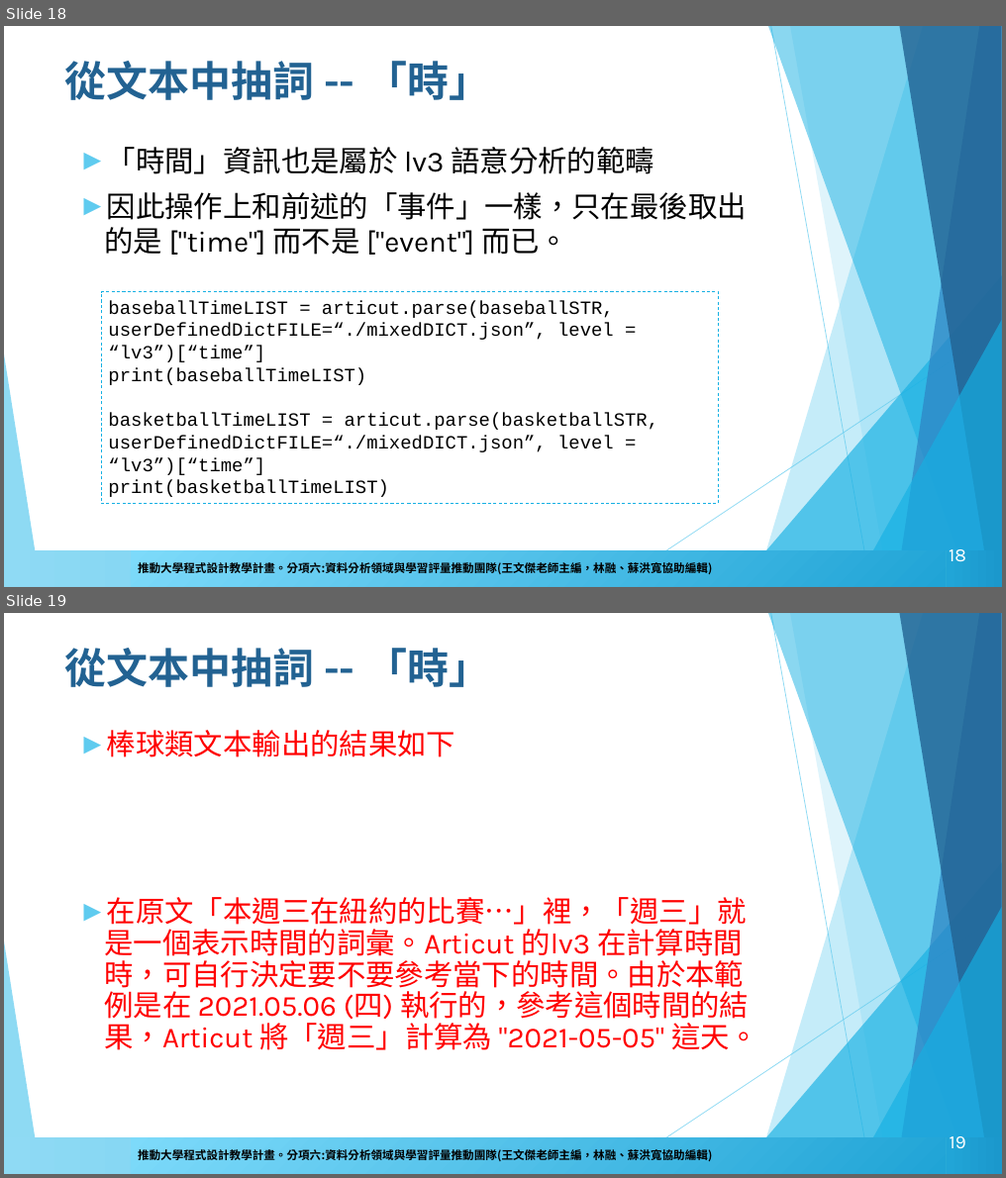
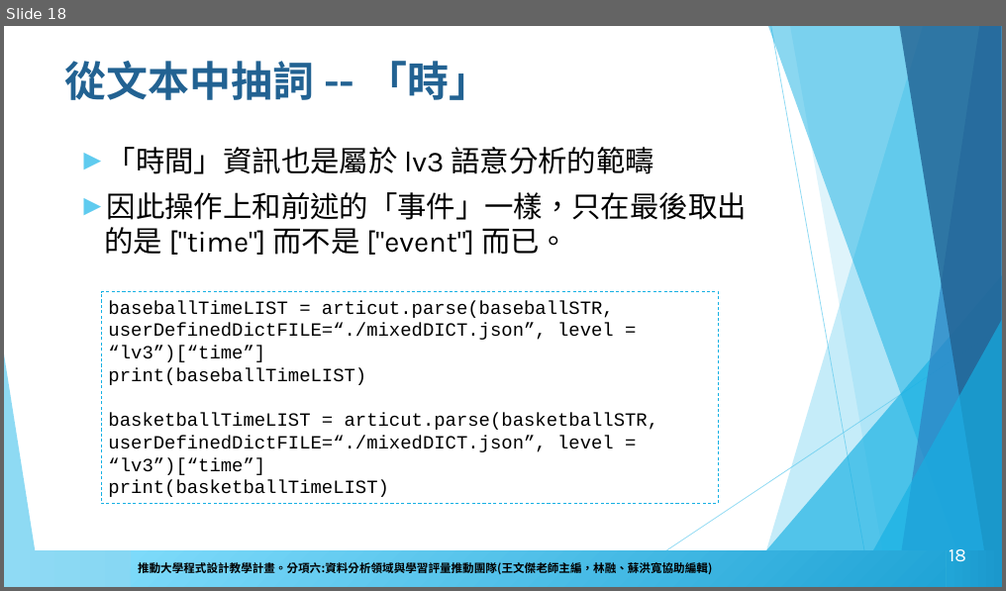
Before and after one commit to howardsukuan/textual-data-analysis-python, a slide deck: week03/文本分析與程式設計Week3.pptx. Shown one above the other, each under a label of ours: slides 18 and 19 before the commit, slide 18 after it. The pictures are 1006x1178 and 1006x591 pixels, drawn with LibreOffice and Linux fonts; fonts in the diff are those of the drawing; background and template pictures are left out. Boxes give left, top, right and bottom in pixels: in the first picture for what was removed or moved away, otherwise in the second. Text is boxed around its words. In the diff, an @@ line names an element or a change of style, - is before the commit and + after.

```diff
--- a/week03/文本分析與程式設計Week3.pptx
+++ b/week03/文本分析與程式設計Week3.pptx
@@ slide 19 removed at bbox=[4, 613, 1002, 1174], background #FFFFFF; not listed: 13 template elements that a slide beside it also shows @@
@@ title removed at bbox=[65, 648, 490, 687] @@
-從文本中抽詞 -- 「時」
@@ text removed at bbox=[104, 730, 758, 1051] @@
-► 棒球類文本輸出的結果如下
-► 在原文「本週三在紐約的比賽…」裡，「週三」就是一個表示時間的詞彙。Articut 的lv3 在計算時間時，可自行決定要不要參考當下的時間。由於本範例是在 2021.05.06 (四) 執行的，參考這個時間的結果，Articut 將「週三」計算為 "2021-05-05" 這天。
@@ page number removed at bbox=[949, 1137, 966, 1149] @@
-19
```
Also in this commit, not shown: 1 slide changed, 8 other files.
